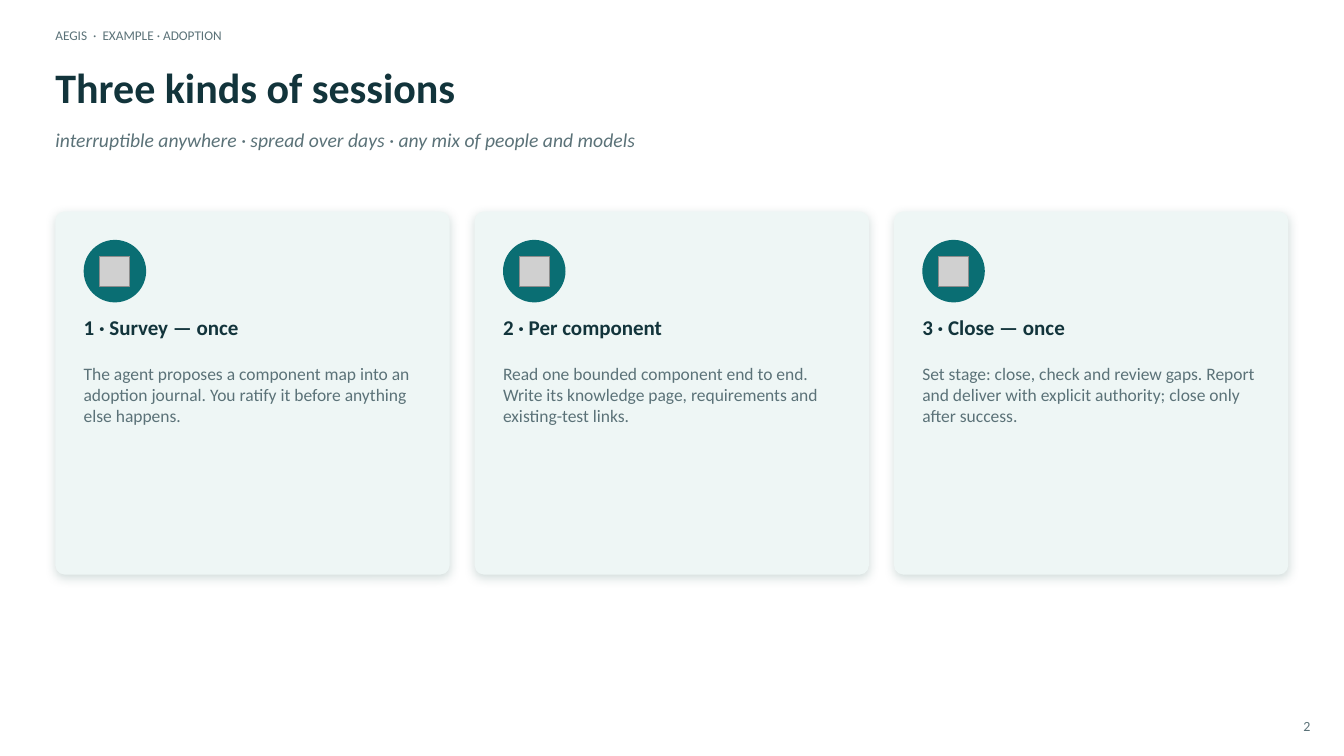
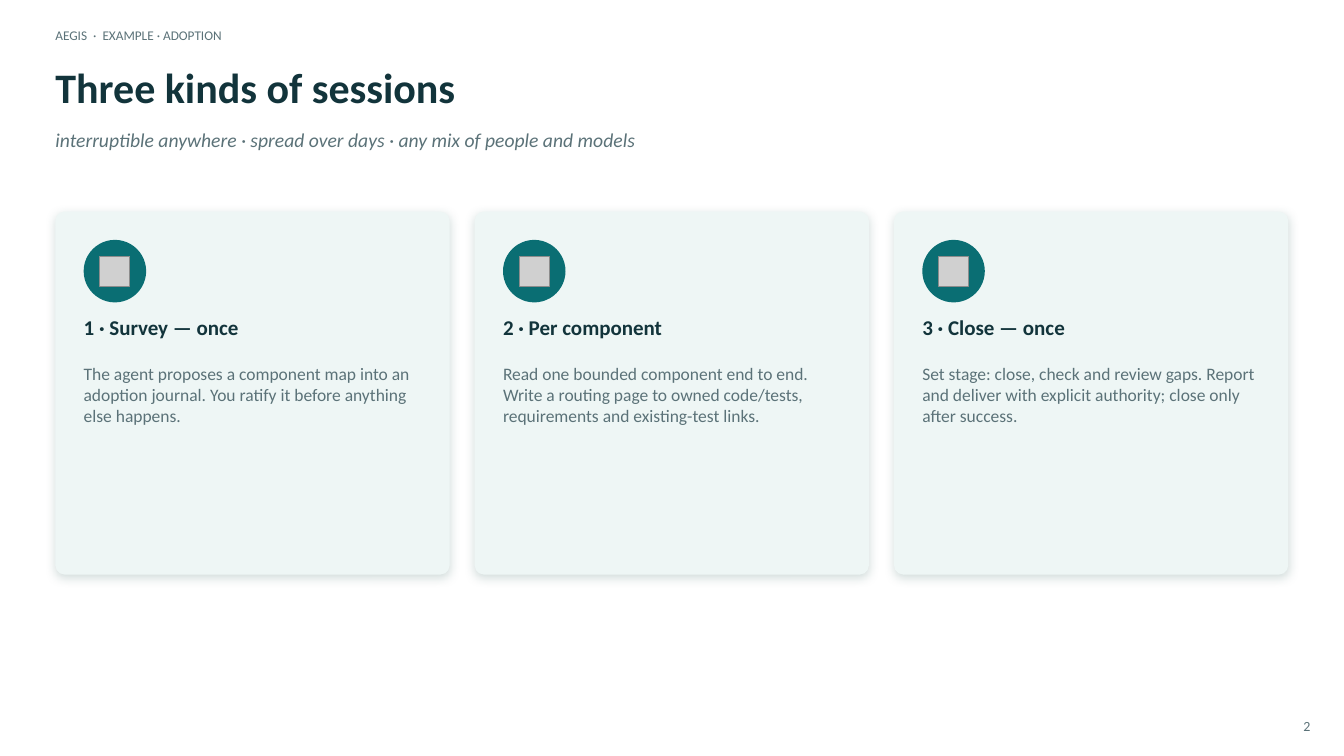
Before and after one commit to DDP-Engineering/Agentic_Engineering_Governance_Integrity_System, a slide deck: slide 2 of 06_SoftwareDocu/05_Example_Adoption.pptx. Drawn at 1344x756 pixels with LibreOffice and Linux fonts; fonts in the diff are those of the drawing; grey boxes stand for pictures. Boxes give left, top, right and bottom in pixels: in the first picture for what was removed or moved away, otherwise in the second. Text is boxed around its words. In the diff, an @@ line names an element or a change of style, - is before the commit and + after.

Commit message:
feat(aegis): promote component knowledge routing
Implements REQ-FUNC-9db20045 and updates REQ-FUNC-32fe33a0, REQ-FUNC-500cfb8b, and REQ-FUNC-b8f0efc5.

```diff
--- a/06_SoftwareDocu/05_Example_Adoption.pptx
+++ b/06_SoftwareDocu/05_Example_Adoption.pptx
@@ text at box(503, 368, 807, 425): text changed @@
-Read one bounded component end to end. Write its knowledge page, requirements and existing-test links.
+Read one bounded component end to end. Write a routing page to owned code/tests, requirements and existing-test links.
```
Also in this commit, not shown: 1 other slide changed, 19 other files.
